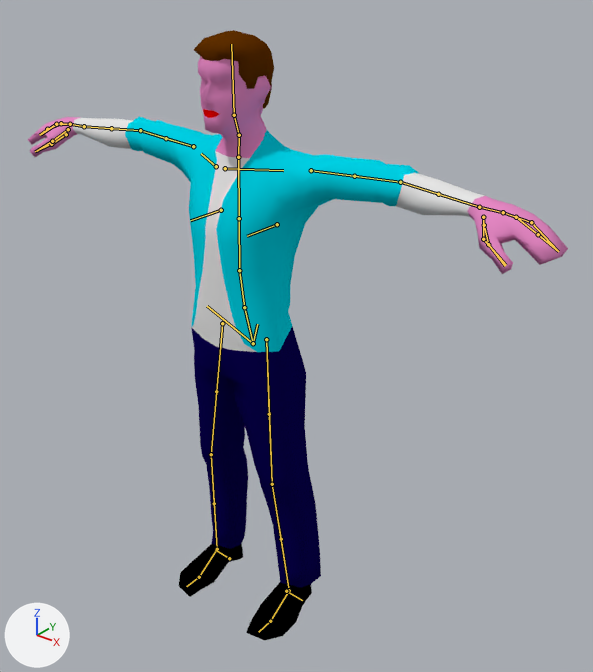
The Blender file blenders/characters.blend as it was, and as the next commit left it.
The view is the same before and after, from a camera (50 mm lens) standing at (1.69, -1.82, 2.26) and looking at (0.12, 0.14, 1.04). The lights are fixed; the arrows at lower left show +X, +Y and +Z. The bones that bend it are drawn over the model as lines.

In view in the first picture: 'base_male'.
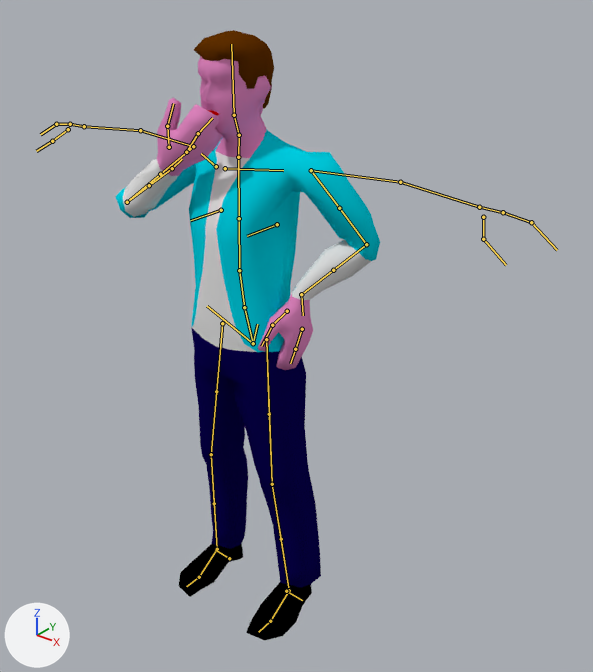
The newer file adds an action. The first version stands in its rest pose; the second is drawn at frame 0 of the action 'Idle'.

The edits, one by one:
Bone 'upper_arm_ik.L' (bone_upper_arm_ik_l) turns from (0, 0, 0) to (0, 36, 0) degrees about its own x, y and z.
Bone 'upper_arm_ik.R' (bone_upper_arm_ik_r) turns from (0, 0, 0) to (0, 54, 0) degrees about its own x, y and z.
Bone 'hand_ik.R' (bone_hand_ik_r) moves from (0.0, 0.0, 0.0) to (0.079, -0.605, 0.282).
Bone 'hand_ik.R' (bone_hand_ik_r) turns from (0, 0, 0) to (-106, -97, -32) degrees about its own x, y and z.
Bone 'hand_ik.L' (bone_hand_ik_l) moves from (0.0, 0.0, 0.0) to (0.34, -0.565, 0.214).
Bone 'hand_ik.L' (bone_hand_ik_l) turns from (0, 0, 0) to (26, 3, -76) degrees about its own x, y and z.

What differs and where, as boxes (x1, y1, x2, y2) in the pictures (593 x 672 px):
'base_male', posed (51% narrower): before (28, 30, 568, 640); after (116, 30, 380, 640)
